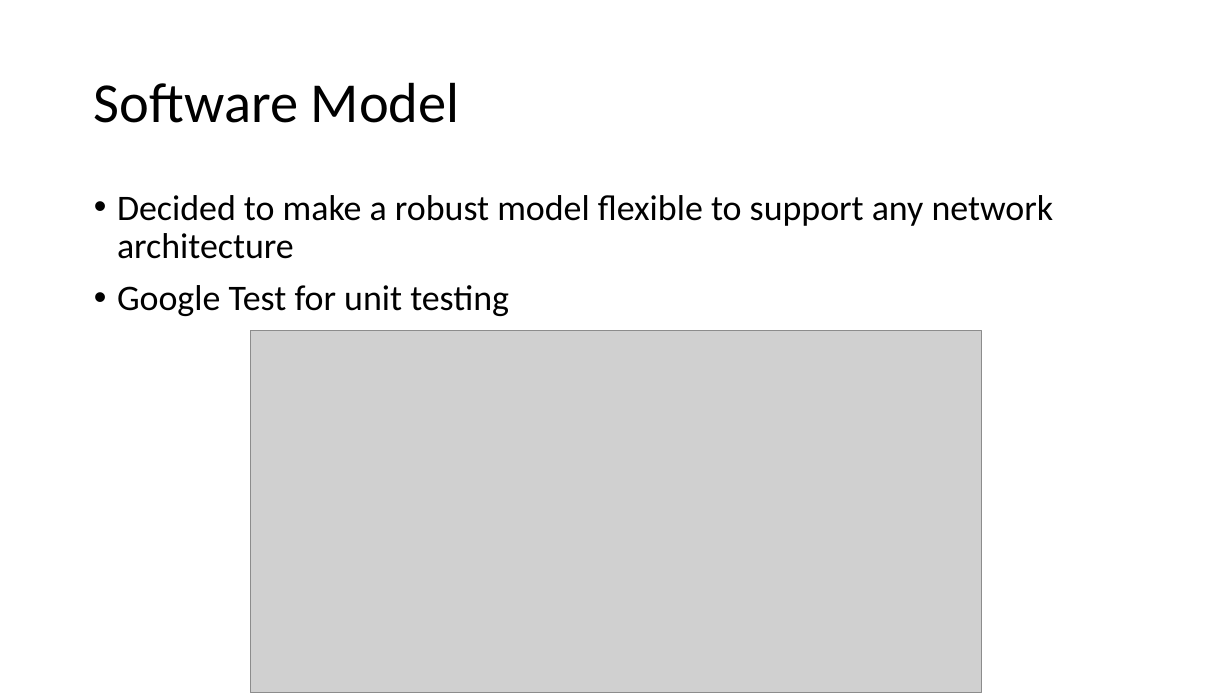
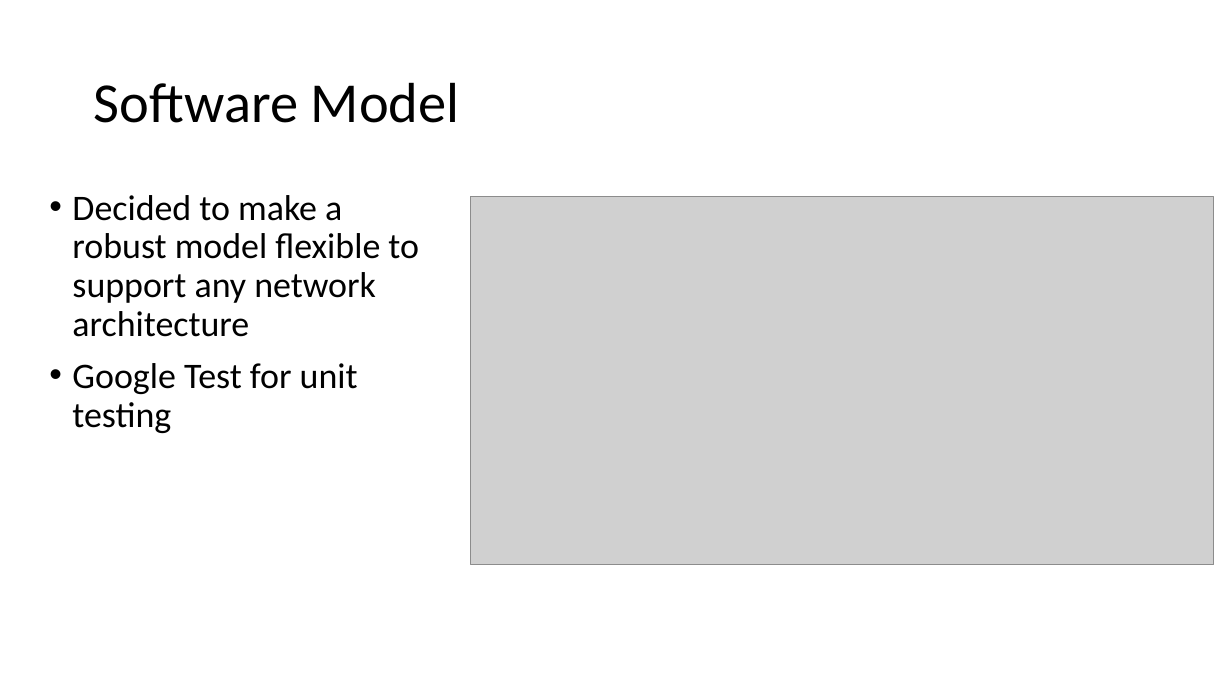
Before and after one commit to erikgroving/NeuralNetworkHardwareAccelerator, a slide deck: slide 4 of WeeklyPresentations/update4_03_26.pptx. Drawn at 1232x693 pixels with LibreOffice and Linux fonts; fonts in the diff are those of the drawing; grey boxes stand for pictures. Boxes give left, top, right and bottom in pixels: in the first picture for what was removed or moved away, otherwise in the second. Text is boxed around its words. In the diff, an @@ line names an element or a change of style, - is before the commit and + after.

```diff
--- a/WeeklyPresentations/update4_03_26.pptx
+++ b/WeeklyPresentations/update4_03_26.pptx
@@ text "Decided to make a robust ..." rewrapped from (x1=117, y1=195, x2=1054, y2=316) to (x1=72, y1=195, x2=419, y2=433) @@
@@ picture resized from (x1=250, y1=331, x2=982, y2=693) to (x1=471, y1=197, x2=1214, y2=565) @@
```
Also in this commit, not shown: 1 other slide changed, 1 other file.
